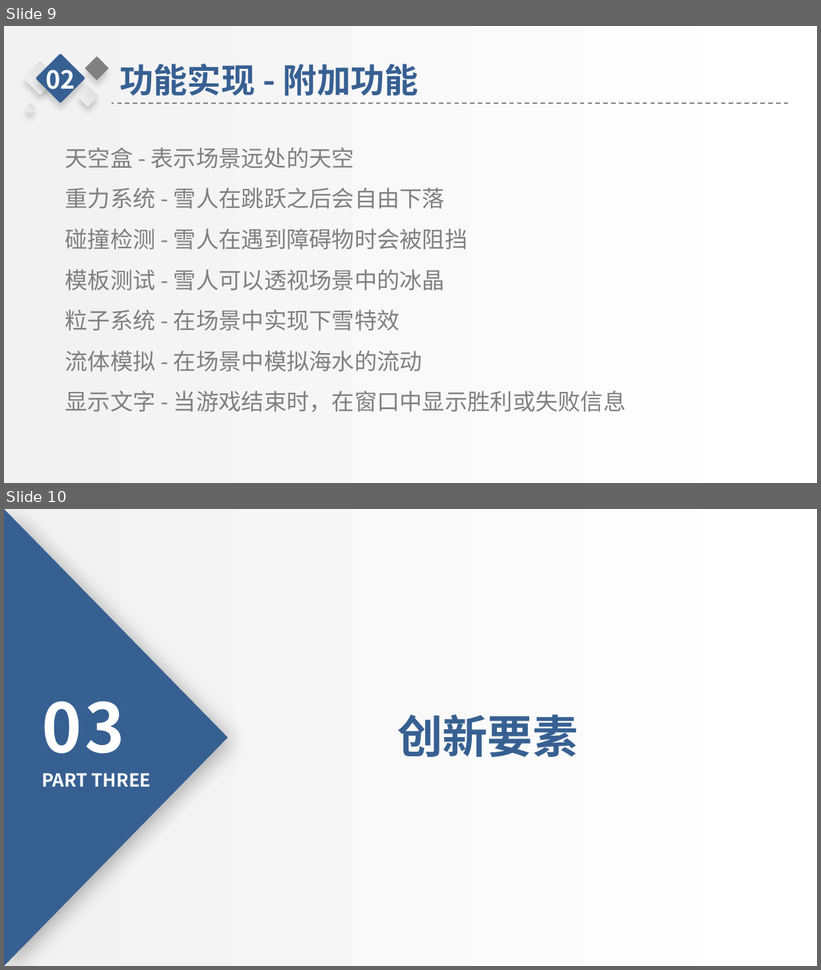
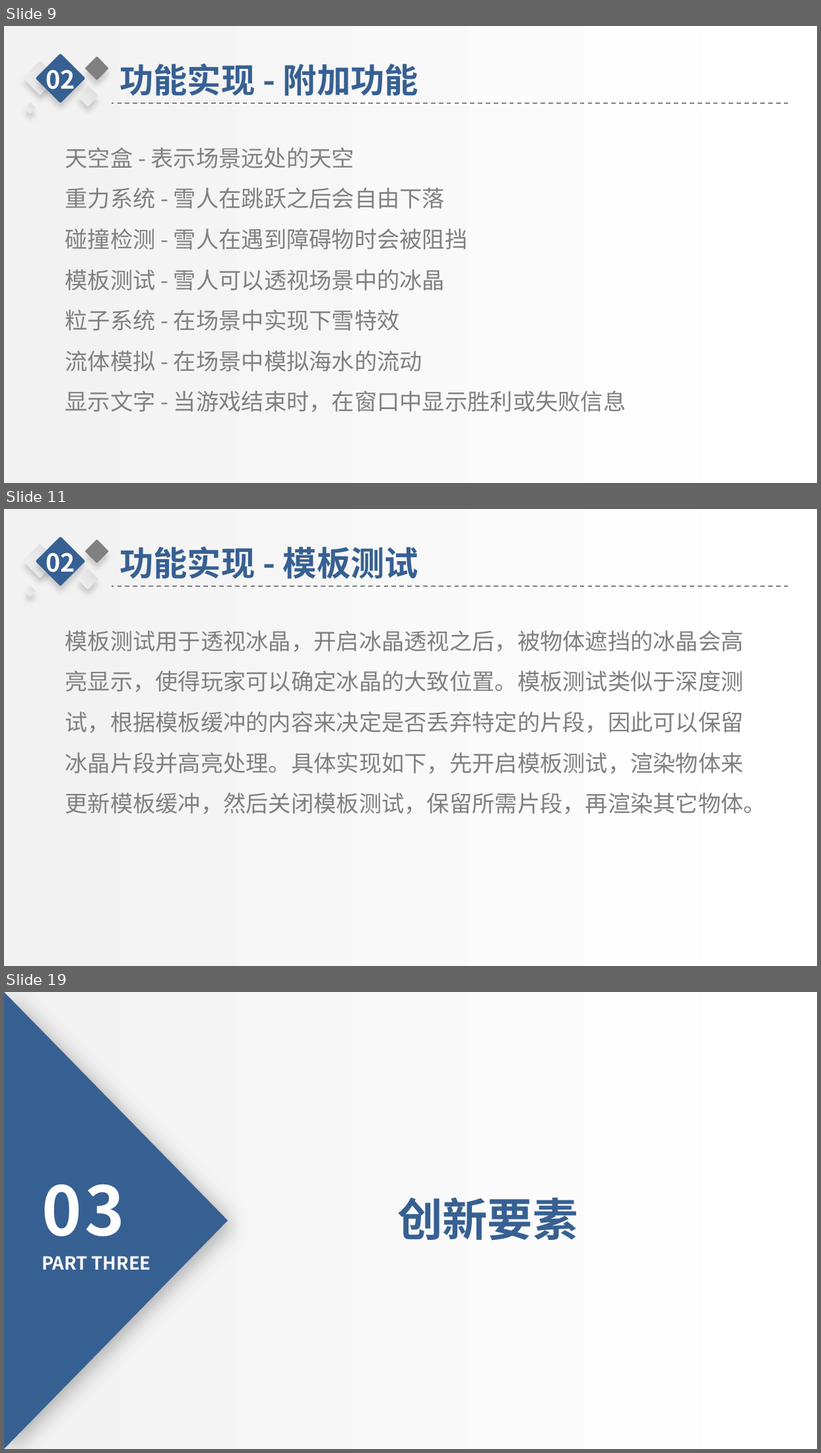
Before and after one commit to sysu-cg/Dashboard, a slide deck: FinalProject_v0/doc/期末展示.pptx. Shown one above the other, each under a label of ours: slides 9 and 10 before the commit, slides 9, 11 and 19 after it; the slides between them are not shown. The pictures are 821x970 and 821x1453 pixels, drawn with LibreOffice and Linux fonts; fonts in the diff are those of the drawing; background and template pictures are left out. Boxes give left, top, right and bottom in pixels: in the first picture for what was removed or moved away, otherwise in the second. Text is boxed around its words. In the diff, an @@ line names an element or a change of style, - is before the commit and + after.

```diff
--- a/FinalProject_v0/doc/期末展示.pptx
+++ b/FinalProject_v0/doc/期末展示.pptx
@@ slide 11 added at (x1=4, y1=509, x2=817, y2=966), background picture (left out); not listed: 1 template element that a slide beside it also shows @@
@@ group added at (x1=24, y1=537, x2=789, y2=597): 5 rounded rectangles, 2 texts, 1 line @@
+功能实现 - 模板测试
+02
@@ text added at (x1=65, y1=630, x2=766, y2=815), 20 pt, text #808080 @@
+模板测试用于透视冰晶，开启冰晶透视之后，被物体遮挡的冰晶会高亮显示，使得玩家可以确定冰晶的大致位置。模板测试类似于深度测试，根据模板缓冲的内容来决定是否丢弃特定的片段，因此可以保留冰晶片段并高亮处理。具体实现如下，先开启模板测试，渲染物体来更新模板缓冲，然后关闭模板测试，保留所需片段，再渲染其它物体。
@@ what was slide 10 is now slide 19 @@
```
Also in this commit, not shown: 11 other slides added, 4 other files.
